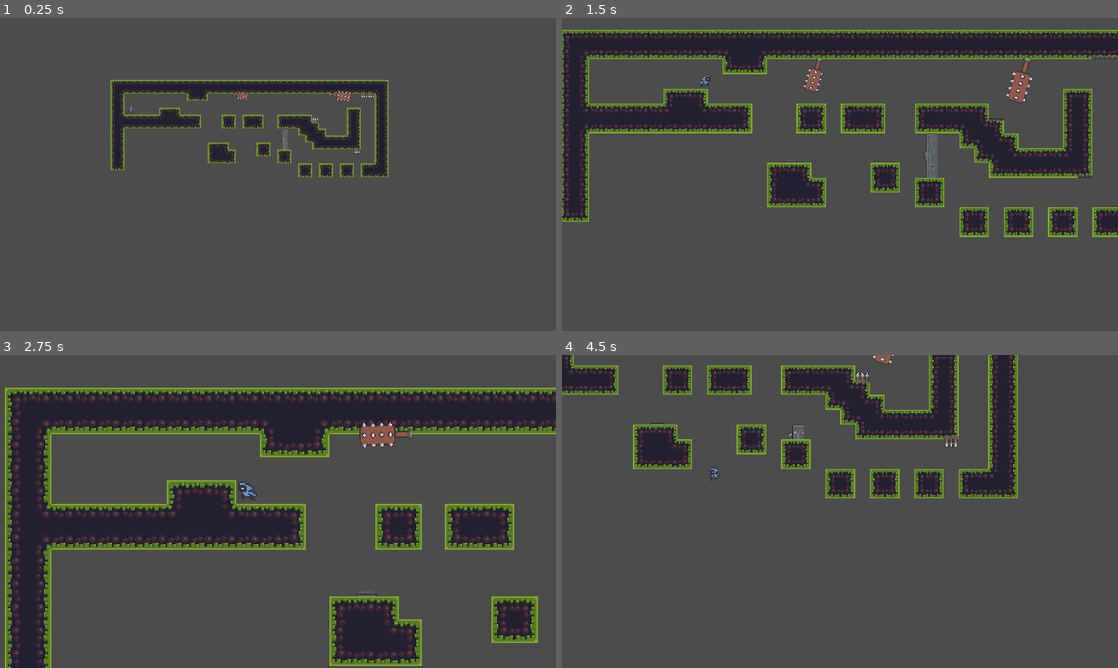
Above: before the commit, frames 1-4 (two rows, left to right).
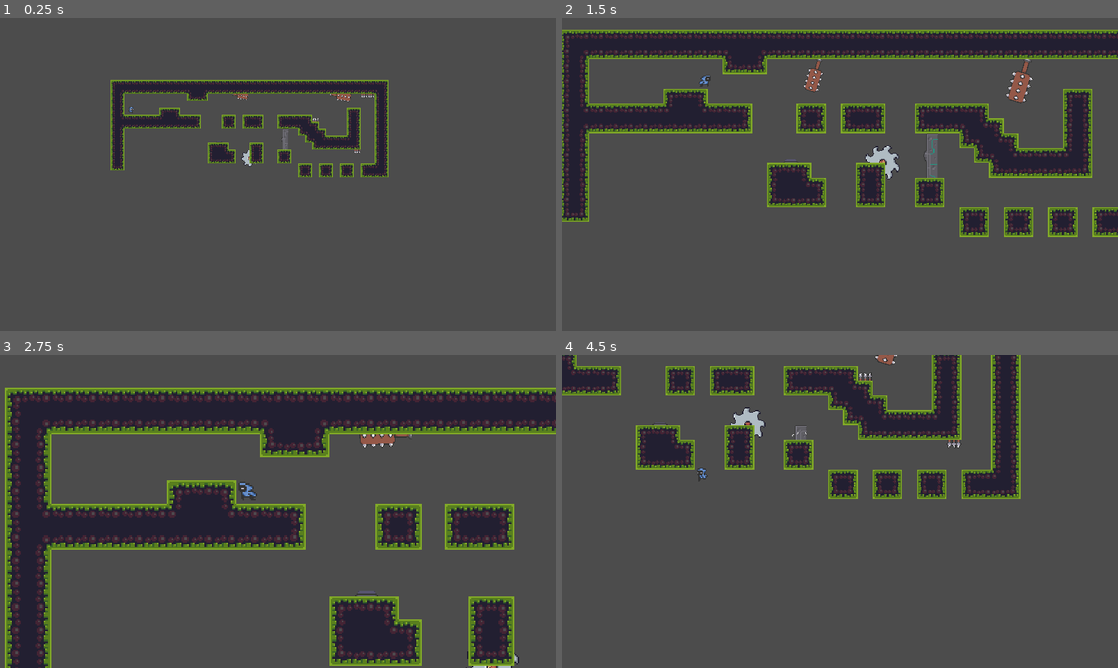
Above: after the commit, the same moments.

Repository: Mike149x/2DGameDraft
Game: Godot game, scene res://Scenes/MainScene.tscn
Same seed, same stepped clock (60 frames per second), same inputs: the game is played once before the commit and once after it.
Inputs:
- Up to frame 1 (0.25 s): no input
- Up to frame 2 (1.5 s): hold D (right) from 0.53 s (still down); tap Z (zoom) at 0.6, 1.35 s; tap Space (jump) at 0.77 s
- Up to frame 3 (2.75 s): tap Space (jump) at 1.52 s; release D (right) at 2.03 s; hold A (left) from 2.03 s (still down); tap Z (zoom) at 2.1 s
- Up to frame 4 (4.5 s): release A (left) at 2.78 s; hold D (right) 2.78-4.28 s; tap Z (zoom) at 2.85, 3.6, 4.35 s; tap Space (jump) at 3.02, 3.77 s; hold A (left) from 4.28 s (still down)

The runs differ from the first frame. In frame 1, 0.3% of the frame differs, in the area x 41-68%, y 23-48%; in frame 2, 1.2%; in frame 3, 2.5%; in frame 4, 9.2%, in the area x 0-83%, y 0-46%.

Commit message:
Added spinning saw

Diff:
--- a/2DGameDraft/Scenes/DoorAndButton.gd
+++ b/2DGameDraft/Scenes/DoorAndButton.gd
@@ -2,9 +2,12 @@
 
 
 func _ready():
-	$AnimationPlayer.play("ButtonDown")
+	#$AnimationPlayer.play("ButtonDown")
 	$AnimationPlayer.play("DoorClosed")
 
+#The animations created for the button are redundant, as the animationplayer sees door and button as one object,
+#So if we play "ButtonDown" it will be so for a split second then immeidately after it plays "DoorClosed",
+#So the button up or down will actually depend on what it looks like in the door animation
 
 func _on_Area2D_body_entered(body):
 	if body.is_in_group("Player"):
--- a/2DGameDraft/Scenes/MainScene.tscn
+++ b/2DGameDraft/Scenes/MainScene.tscn
@@ -6,6 +6,7 @@
 [ext_resource path="res://Scenes/SwingingTrap.tscn" type="PackedScene" id=4]
 [ext_resource path="res://Scenes/SpikeTrap.tscn" type="PackedScene" id=5]
 [ext_resource path="res://Scenes/DoorAndButton.tscn" type="PackedScene" id=6]
+[ext_resource path="res://Scenes/SpinningBlade.tscn" type="PackedScene" id=7]
 
 [sub_resource type="ConvexPolygonShape2D" id=3]
 points = PoolVector2Array( 0, 0, 16, 0, 16, 16, 0, 16 )
@@ -191,44 +192,48 @@
 [node name="PlayerCharacter" parent="." instance=ExtResource( 1 )]
 position = Vector2( 48, 55 )
 
+[node name="Camera2D" type="Camera2D" parent="."]
+current = true
+smoothing_enabled = true
+script = ExtResource( 3 )
+
+[node name="SwingingTrap" parent="." instance=ExtResource( 4 )]
+position = Vector2( 281, 32 )
+scale = Vector2( 0.75, 0.75 )
+
+[node name="SwingingTrap2" parent="." instance=ExtResource( 4 )]
+position = Vector2( 506, 32 )
+
+[node name="SpikeTrap" parent="." instance=ExtResource( 5 )]
+position = Vector2( 584, 37 )
+
+[node name="SpikeTrap2" parent="." instance=ExtResource( 5 )]
+position = Vector2( 600, 37 )
+
+[node name="SpikeTrap4" parent="." instance=ExtResource( 5 )]
+position = Vector2( 568, 165 )
+
+[node name="SpikeTrap3" parent="." instance=ExtResource( 5 )]
+position = Vector2( 472, 91 )
+rotation = 3.14159
+
+[node name="DoorAndButton" parent="." instance=ExtResource( 6 )]
+position = Vector2( 311, 140 )
+
+[node name="Button" parent="DoorAndButton" index="0"]
+position = Vector2( -61, 2 )
+
+[node name="Door" parent="DoorAndButton" index="1"]
+position = Vector2( 90, -4 )
+
+[node name="SpinningBlade" parent="." instance=ExtResource( 7 )]
+position = Vector2( 320, 192 )
+
 [node name="TileMap" type="TileMap" parent="."]
 tile_set = SubResource( 2 )
 cell_size = Vector2( 16, 16 )
 format = 1
-tile_data = PoolIntArray( 0, 0, 0, 1, 0, 131076, 2, 0, 13107 …(2775 unchanged characters)…  0, 0, 589839, 0, 1, 589840, 0, 2, 589845, 0, 0, 589846, 0, 2, 589853, 0, 131072, 589854, 0, 4, 589855, 0, 4, 589856, 0, 4, 589857, 0, 4, 589858, 0, 4, 589859, 0, 131074, 589862, 0, 65536, 589863, 0, 65538, 655360, 0, 65536, 655361, 0, 65539, 655374, 0, 65536, 655375, 0, 65537, 655376, 0, 131075, 655377, 0, 2, 655381, 0, 131072, 655382, 0, 131074, 655384, 0, 0, 655385, 0, 2, 655398, 0, 65536, 655399, 0, 65538, 720896, 0, 65541, 720897, 0, 65538, 720910, 0, 131072, 720911, 0, 4, 720912, 0, 131073, 720913, 0, 131074, 720920, 0, 131072, 720921,  …(429 unchanged characters)…
-
-[node name="Camera2D" type="Camera2D" parent="."]
-current = true
-smoothing_enabled = true
-script = ExtResource( 3 )
-
-[node name="SwingingTrap" parent="." instance=ExtResource( 4 )]
-position = Vector2( 281, 32 )
-scale = Vector2( 0.75, 0.75 )
-
-[node name="SwingingTrap2" parent="." instance=ExtResource( 4 )]
-position = Vector2( 506, 32 )
-
-[node name="SpikeTrap" parent="." instance=ExtResource( 5 )]
-position = Vector2( 584, 37 )
-
-[node name="SpikeTrap2" parent="." instance=ExtResource( 5 )]
-position = Vector2( 600, 37 )
-
-[node name="SpikeTrap4" parent="." instance=ExtResource( 5 )]
-position = Vector2( 568, 165 )
-
-[node name="SpikeTrap3" parent="." instance=ExtResource( 5 )]
-position = Vector2( 472, 91 )
-rotation = 3.14159
-
-[node name="DoorAndButton" parent="." instance=ExtResource( 6 )]
-position = Vector2( 311, 140 )
-
-[node name="Button" parent="DoorAndButton" index="0"]
-position = Vector2( -61, 2 )
-
-[node name="Door" parent="DoorAndButton" index="1"]
-position = Vector2( 90, -4 )
+tile_data = PoolIntArray( 0, 0, 0, 1, 0, 131076, 2, 0, 13107 …(2775 unchanged characters)…  0, 0, 589839, 0, 1, 589840, 0, 2, 589844, 0, 0, 589845, 0, 2, 589853, 0, 131072, 589854, 0, 4, 589855, 0, 4, 589856, 0, 4, 589857, 0, 4, 589858, 0, 4, 589859, 0, 131074, 589862, 0, 65536, 589863, 0, 65538, 655360, 0, 65536, 655361, 0, 65539, 655374, 0, 65536, 655375, 0, 65537, 655376, 0, 131075, 655377, 0, 2, 655380, 0, 65536, 655381, 0, 65538, 655384, 0, 0, 655385, 0, 2, 655398, 0, 65536, 655399, 0, 65538, 720896, 0, 65541, 720897, 0, 65538, 720910, 0, 131072, 720911, 0, 4, 720912, 0, 131073, 720913, 0, 131074, 720916, 0, 131072, 720917, 0, 131074, 720920, 0, 131072, 720921,  …(429 unchanged characters)…
 
 [editable path="DoorAndButton"]
+[editable path="SpinningBlade"]
--- /dev/null
+++ b/2DGameDraft/Scenes/SpinningBlade.gd
@@ -0,0 +1,14 @@
+extends Node2D
+
+export (int) var follow_speed = 50
+
+func _ready():
+	$AnimationPlayer.play("spin")
+
+func _process(delta):
+	$Path2D/PathFollow2D.offset += follow_speed * delta
+
+
+func _on_Area2D_body_entered(body):
+	if body.is_in_group("Player"):
+		print("player dead")
--- /dev/null
+++ b/2DGameDraft/Scenes/SpinningBlade.tscn
@@ -0,0 +1,70 @@
+[gd_scene load_steps=7 format=2]
+
+[ext_resource path="res://Sprites/On (38x38).png" type="Texture" id=1]
+[ext_resource path="res://Scenes/SpinningBlade.gd" type="Script" id=2]
+
+[sub_resource type="Animation" id=1]
+length = 0.001
+tracks/0/type = "value"
+tracks/0/path = NodePath("Path2D/PathFollow2D/Sprite:frame")
+tracks/0/interp = 1
+tracks/0/loop_wrap = true
+tracks/0/imported = false
+tracks/0/enabled = true
+tracks/0/keys = {
+"times": PoolRealArray( 0 ),
+"transitions": PoolRealArray( 1 ),
+"update": 0,
+"values": [ 0 ]
+}
+
+[sub_resource type="Animation" id=2]
+resource_name = "spin"
+length = 0.8
+loop = true
+tracks/0/type = "value"
+tracks/0/path = NodePath("Path2D/PathFollow2D/Sprite:frame")
+tracks/0/interp = 1
+tracks/0/loop_wrap = true
+tracks/0/imported = false
+tracks/0/enabled = true
+tracks/0/keys = {
+"times": PoolRealArray( 0, 0.1, 0.2, 0.3, 0.4, 0.5, 0.6, 0.7 ),
+"transitions": PoolRealArray( 1, 1, 1, 1, 1, 1, 1, 1 ),
+"update": 1,
+"values": [ 0, 1, 2, 3, 4, 5, 6, 7 ]
+}
+
+[sub_resource type="Curve2D" id=3]
+_data = {
+"points": PoolVector2Array( 0, 0, 0, 0, 0, 0, 0, 0, 0, 0, 0, -48, 0, 0, 0, 0, 32, -48, 0, 0, 0, 0, 32, 0, 0, 0, 0, 0, 0, 0 )
+}
+
+[sub_resource type="CircleShape2D" id=4]
+radius = 18.0
+
+[node name="SpinningBlade" type="Node2D"]
+script = ExtResource( 2 )
+
+[node name="AnimationPlayer" type="AnimationPlayer" parent="."]
+playback_speed = -3.0
+anims/RESET = SubResource( 1 )
+anims/spin = SubResource( 2 )
+
+[node name="Path2D" type="Path2D" parent="."]
+curve = SubResource( 3 )
+
+[node name="PathFollow2D" type="PathFollow2D" parent="Path2D"]
+rotation = -1.5708
+rotate = false
+
+[node name="Sprite" type="Sprite" parent="Path2D/PathFollow2D"]
+texture = ExtResource( 1 )
+hframes = 8
+
+[node name="Area2D" type="Area2D" parent="Path2D/PathFollow2D/Sprite"]
+
+[node name="CollisionShape2D" type="CollisionShape2D" parent="Path2D/PathFollow2D/Sprite/Area2D"]
+shape = SubResource( 4 )
+
+[connection signal="body_entered" from="Path2D/PathFollow2D/Sprite/Area2D" to="." method="_on_Area2D_body_entered"]
Binary file added: 2DGameDraft/Resources/Free/20 Enemies.png
Not shown, added: 2DGameDraft/Resources/Free/20 Enemies.png.import
Binary file added: 2DGameDraft/Resources/Free/Background/Blue.png
Not shown, added: 2DGameDraft/Resources/Free/Background/Blue.png.import
Binary file added: 2DGameDraft/Resources/Free/Background/Brown.png
Not shown, added: 2DGameDraft/Resources/Free/Background/Brown.png.import
Binary file added: 2DGameDraft/Resources/Free/Background/Gray.png
Not shown, added: 2DGameDraft/Resources/Free/Background/Gray.png.import
Binary file added: 2DGameDraft/Resources/Free/Background/Green.png
Not shown, added: 2DGameDraft/Resources/Free/Background/Green.png.import
Binary file added: 2DGameDraft/Resources/Free/Background/Pink.png
Not shown, added: 2DGameDraft/Resources/Free/Background/Pink.png.import
(and 341 more such lines)
